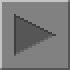
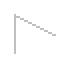
Layer changes from the first 70 x 70 image to the second:
painted on "Layer 2" over [0, 0, 70, 70]
